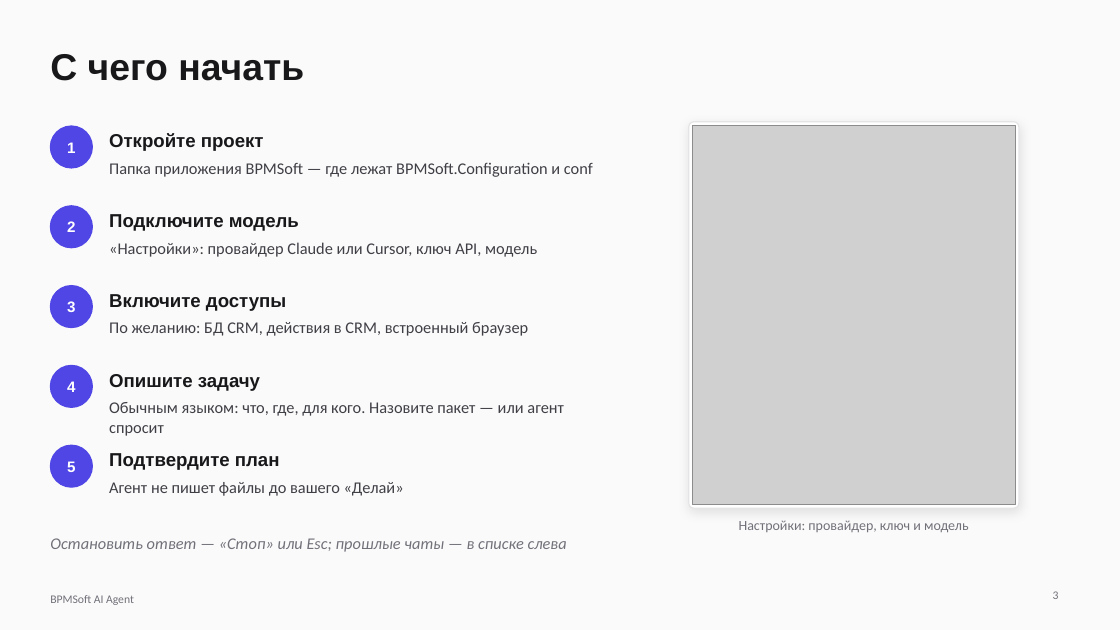
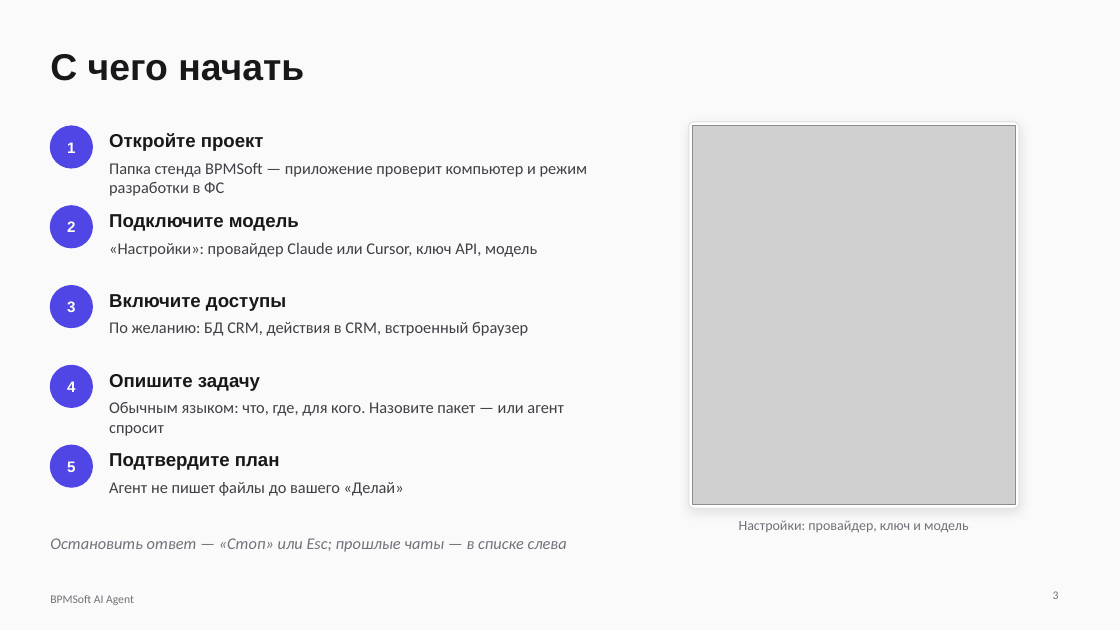
Before and after one commit to kuznecowmihail/bpmsoft-agent, a slide deck: slide 3 of docs/presentation/bpmsoft-agent.pptx. Drawn at 1120x630 pixels with LibreOffice and Linux fonts; fonts in the diff are those of the drawing; grey boxes stand for pictures. Boxes give left, top, right and bottom in pixels: in the first picture for what was removed or moved away, otherwise in the second. Text is boxed around its words. In the diff, an @@ line names an element or a change of style, - is before the commit and + after.

```diff
--- a/docs/presentation/bpmsoft-agent.pptx
+++ b/docs/presentation/bpmsoft-agent.pptx
@@ text at (x1=109, y1=163, x2=588, y2=196): text changed @@
-Папка приложения BPMSoft — где лежат BPMSoft.Configuration и conf
+Папка стенда BPMSoft — приложение проверит компьютер и режим разработки в ФС
```
Also in this commit, not shown: 1 other slide changed, 2 slides added, 5 other files.
